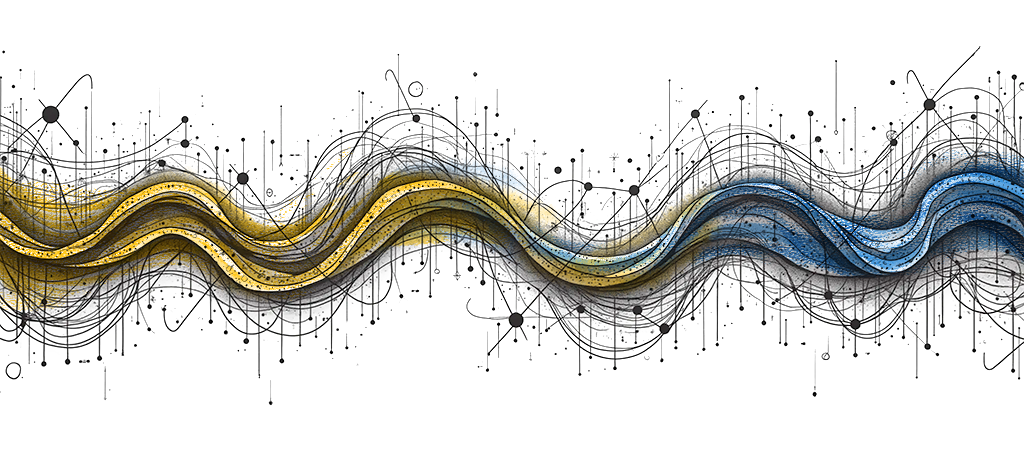
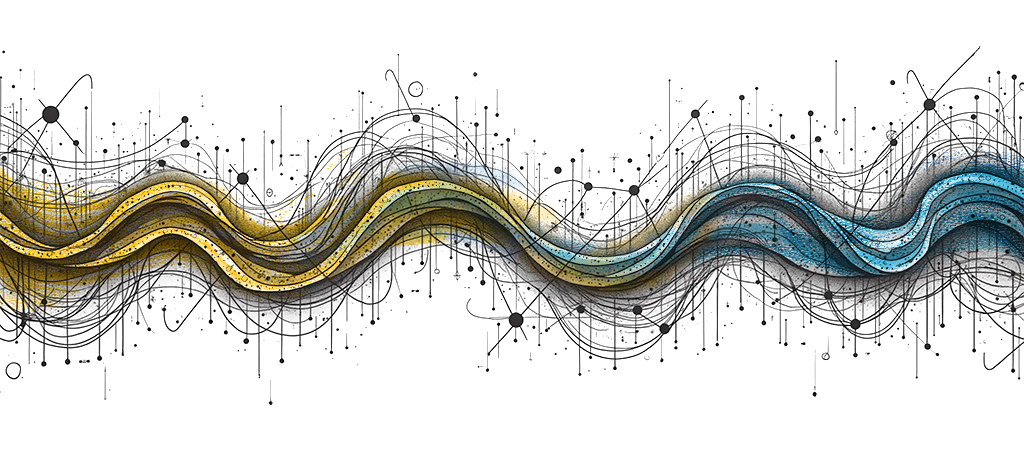
Layers edited between the first and the second 1024x452 image:
painted on "Layer 3 copy" over 286, 161, 1024, 289
